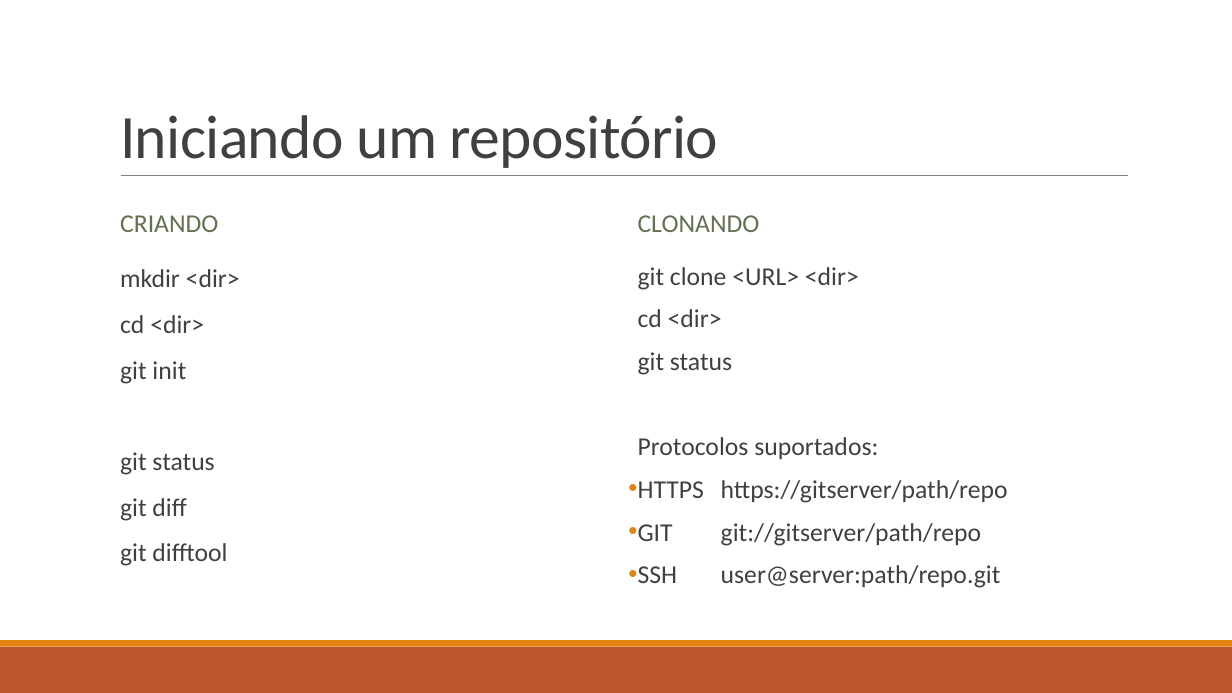
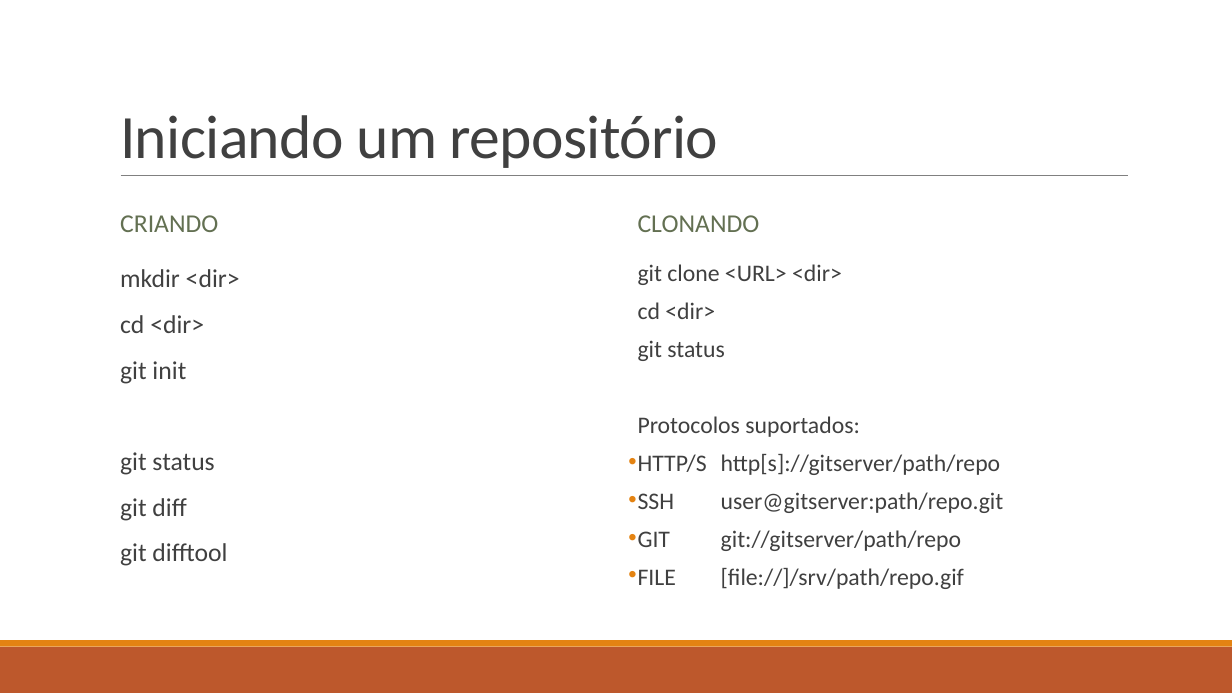
Before and after one commit to ekson73/Docs, a slide deck: slide 27 of Projeto VEK - GIT 4 VEK.pptx (slide 30 before the commit). Drawn at 1232x693 pixels with LibreOffice and Linux fonts; fonts in the diff are those of the drawing. Boxes give left, top, right and bottom in pixels: in the first picture for what was removed or moved away, otherwise in the second. Text is boxed around its words. In the diff, an @@ line names an element or a change of style, - is before the commit and + after.

```diff
--- a/Projeto VEK - GIT 4 VEK.pptx
+++ b/Projeto VEK - GIT 4 VEK.pptx
@@ text at [638,264,961,551]: size 20 to 18.5 pt in "git clone <URL> <dir>", "cd <dir>", "git status", "Protocolos suportados:" and 1 more places; line spacing 0.8 to 0.7 @@
@@ text at [638,454,1004,513]: text changed; size 20 to 18.5 pt @@
-• HTTPS https://gitserver/path/repo
+• HTTP/S http[s]://gitserver/path/repo
+• SSH user@gitserver:path/repo.git
@@ text at [638,568,964,589]: text changed; size 20 to 18.5 pt @@
-• SSH user@server:path/repo.git
+• FILE [file://]/srv/path/repo.gif
```
Also in this commit, not shown: 15 other slides changed, 24 slides added, 2 slides removed, 2 other files.
